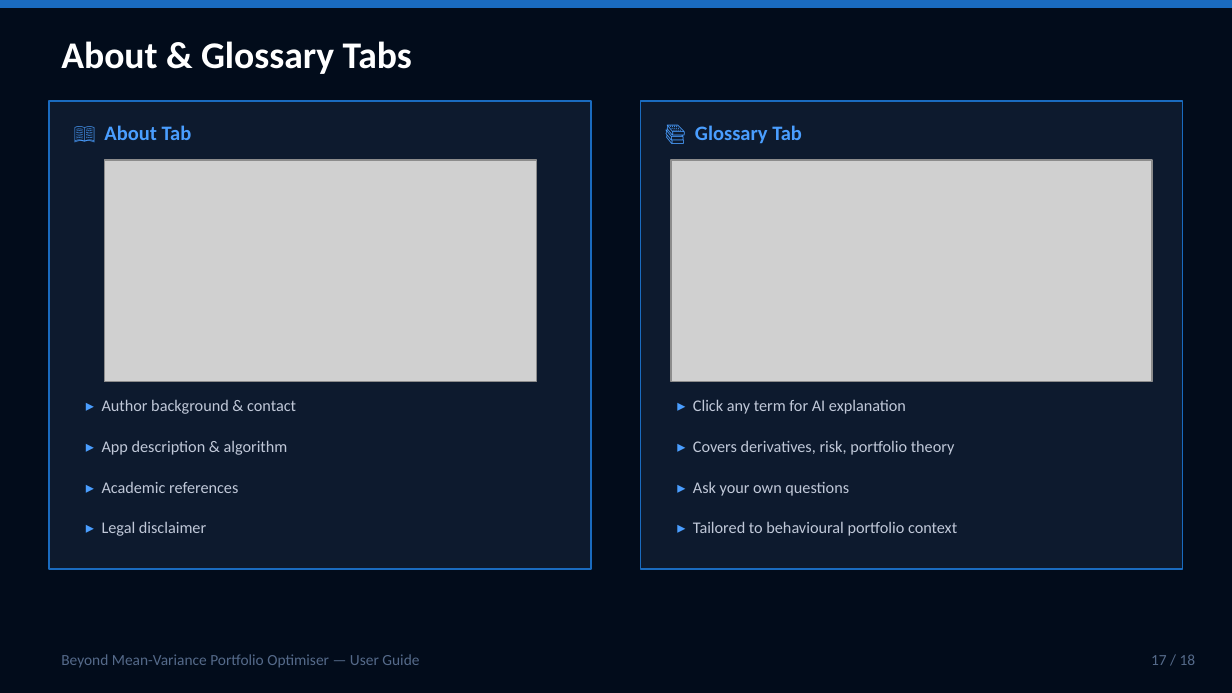
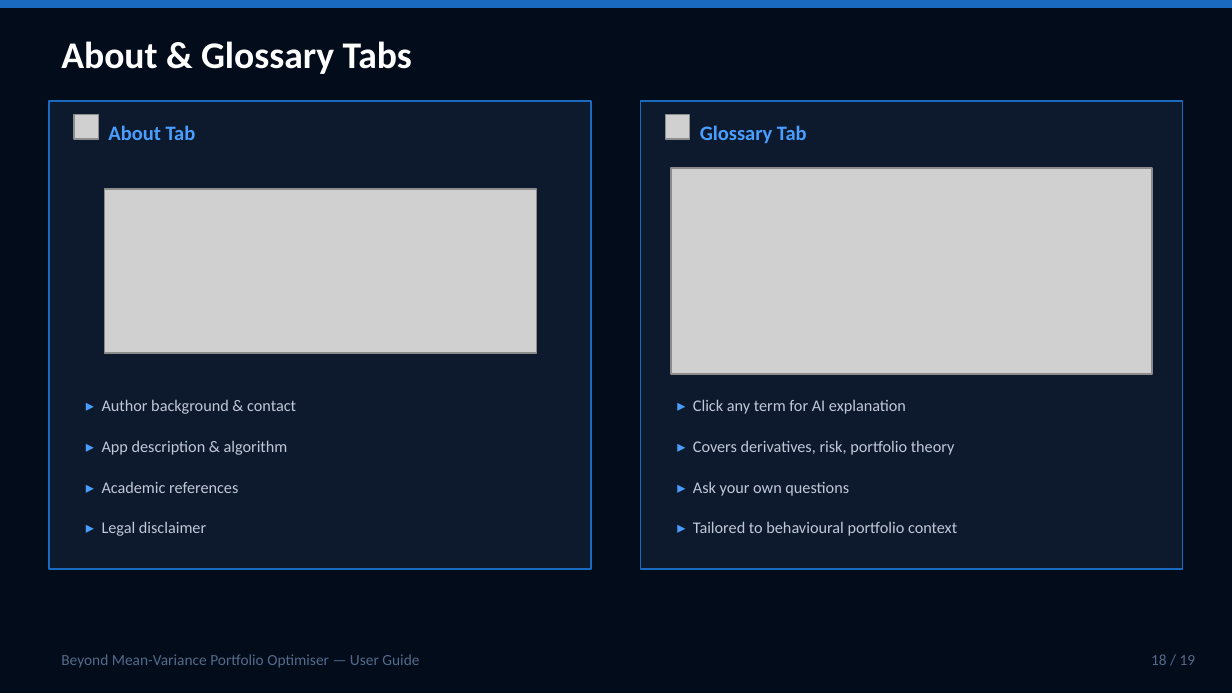
Before and after one commit to SamiJeddou/behavioral-portfolio-optimizer, a slide deck: slide 18 of userguide.pptx (slide 17 before the commit). Drawn at 1232x693 pixels with LibreOffice and Linux fonts; fonts in the diff are those of the drawing; grey boxes stand for pictures. Boxes give left, top, right and bottom in pixels: in the first picture for what was removed or moved away, otherwise in the second. Text is boxed around its words. In the diff, an @@ line names an element or a change of style, - is before the commit and + after.

```diff
--- a/userguide.pptx
+++ b/userguide.pptx
@@ picture added at <box>74,115,99,139</box> @@
@@ picture added at <box>665,115,690,139</box> @@
@@ text at <box>108,125,196,140</box>: text changed @@
-📖 About Tab
+About Tab
@@ text at <box>700,125,807,144</box>: text changed @@
-📚 Glossary Tab
+Glossary Tab
@@ picture: place and size @@
-picture at <box>671,160,1152,382</box>
+picture at <box>671,168,1152,373</box>
@@ picture: place and size @@
-picture at <box>105,160,537,382</box>
+picture at <box>105,188,537,352</box>
@@ text at <box>1151,654,1196,665</box>: text changed @@
-17 / 18
+18 / 19
```
Also in this commit, not shown: 17 other slides changed, 1 slide added, 7 other files.
